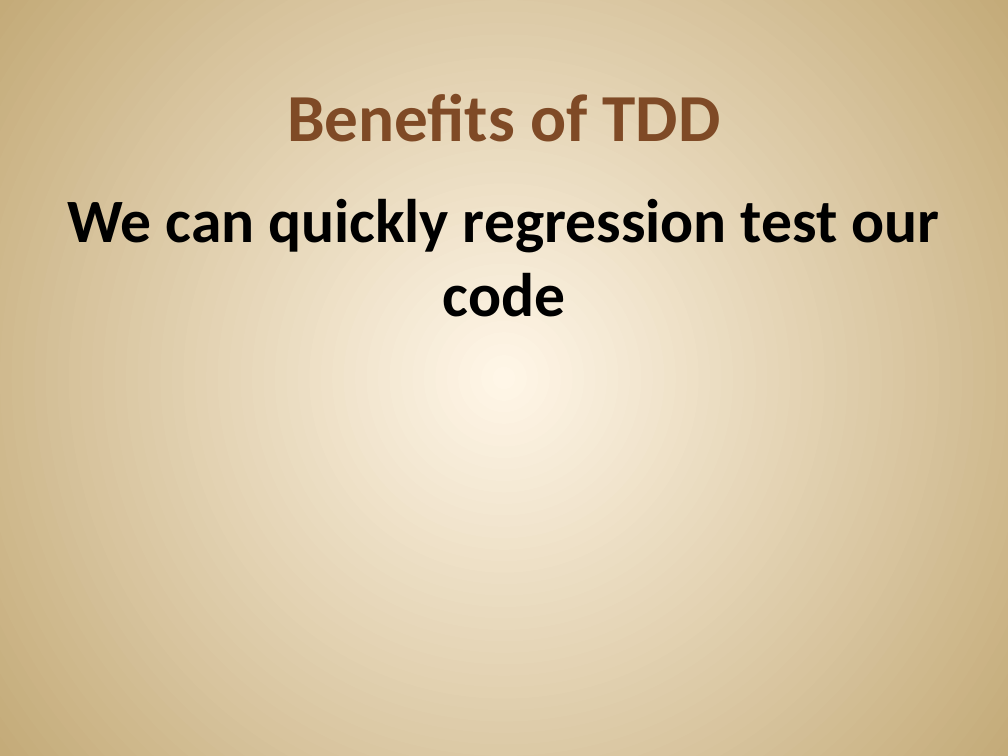
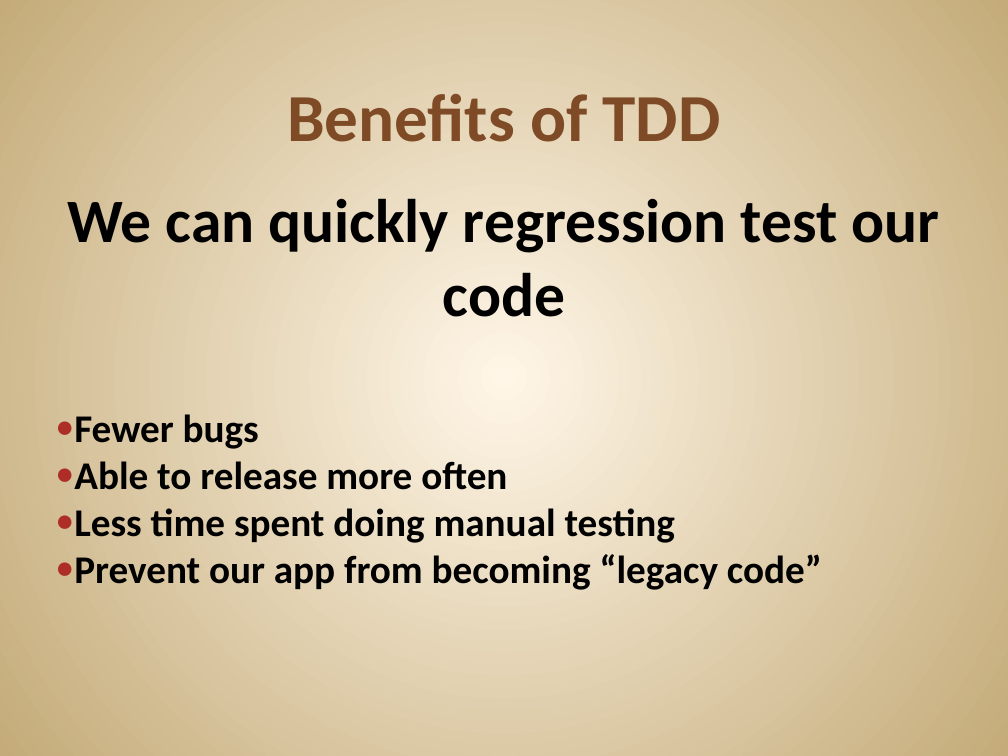
Before and after one commit to JonKruger/TDD-In-Action, a slide deck: slide 24 of TDD In Action.pptx (slide 21 before the commit). Drawn at 1008x756 pixels with LibreOffice and Linux fonts; fonts in the diff are those of the drawing. Boxes give left, top, right and bottom in pixels: in the first picture for what was removed or moved away, otherwise in the second. Text is boxed around its words. In the diff, an @@ line names an element or a change of style, - is before the commit and + after.

```diff
--- a/TDD In Action.pptx
+++ b/TDD In Action.pptx
@@ text at (74, 414, 822, 590): paragraphs added @@
+● Fewer bugs
+● Able to release more often
+● Less time spent doing manual testing
+● Prevent our app from becoming “legacy code”
```
Also in this commit, not shown: 3 other slides changed, 2 slides added, 22 slides removed.
